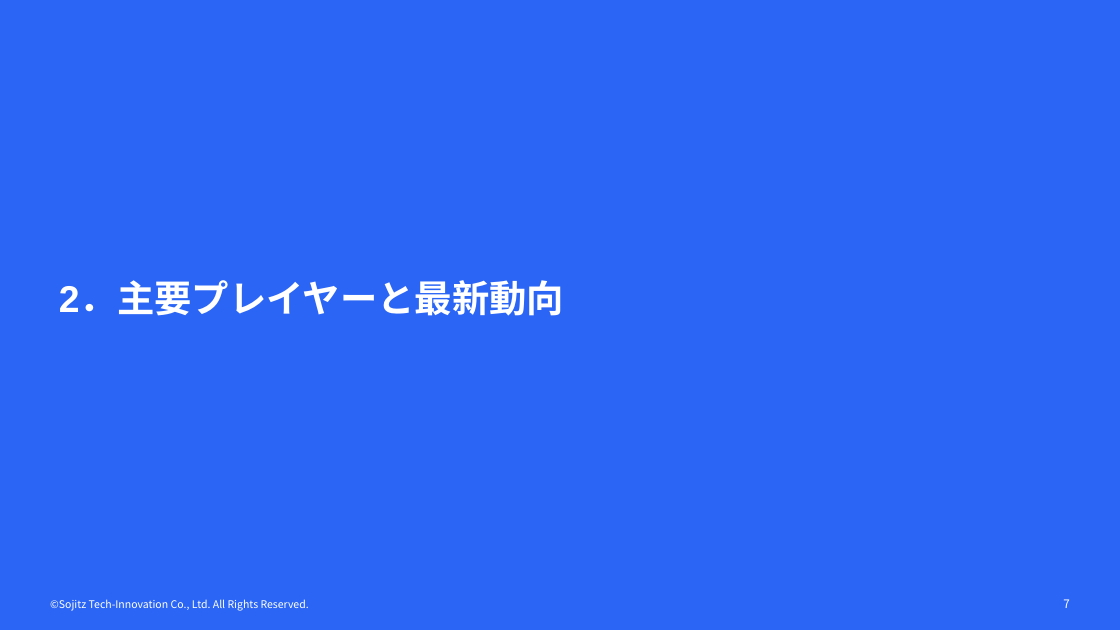
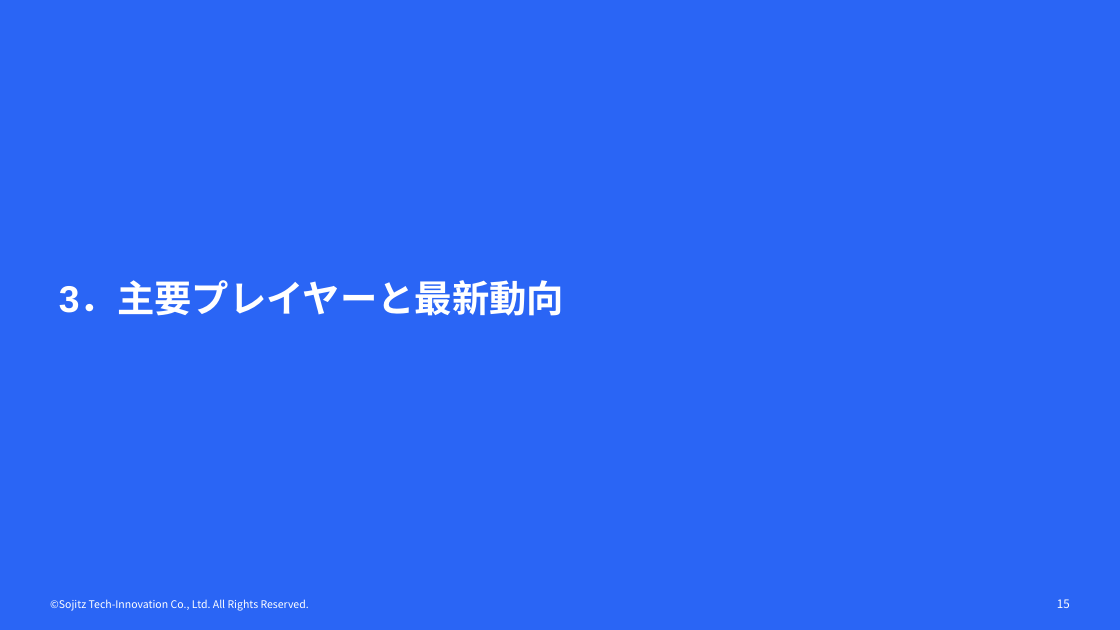
Before and after one commit to yktashiro2/aap, a slide deck: slide 15 of docs/フィジカルAI勉強会.pptx (slide 7 before the commit). Drawn at 1120x630 pixels with LibreOffice and Linux fonts; fonts in the diff are those of the drawing; background and template pictures are left out. Boxes give left, top, right and bottom in pixels: in the first picture for what was removed or moved away, otherwise in the second. Text is boxed around its words. In the diff, an @@ line names an element or a change of style, - is before the commit and + after.

```diff
--- a/docs/フィジカルAI勉強会.pptx
+++ b/docs/フィジカルAI勉強会.pptx
@@ title at (x1=59, y1=283, x2=564, y2=316): text changed @@
-2．主要プレイヤーと最新動向
+3．主要プレイヤーと最新動向
@@ page number at (x1=1057, y1=599, x2=1070, y2=608): text changed @@
-7
+15
```
Also in this commit, not shown: 6 other slides changed, 10 slides added.
